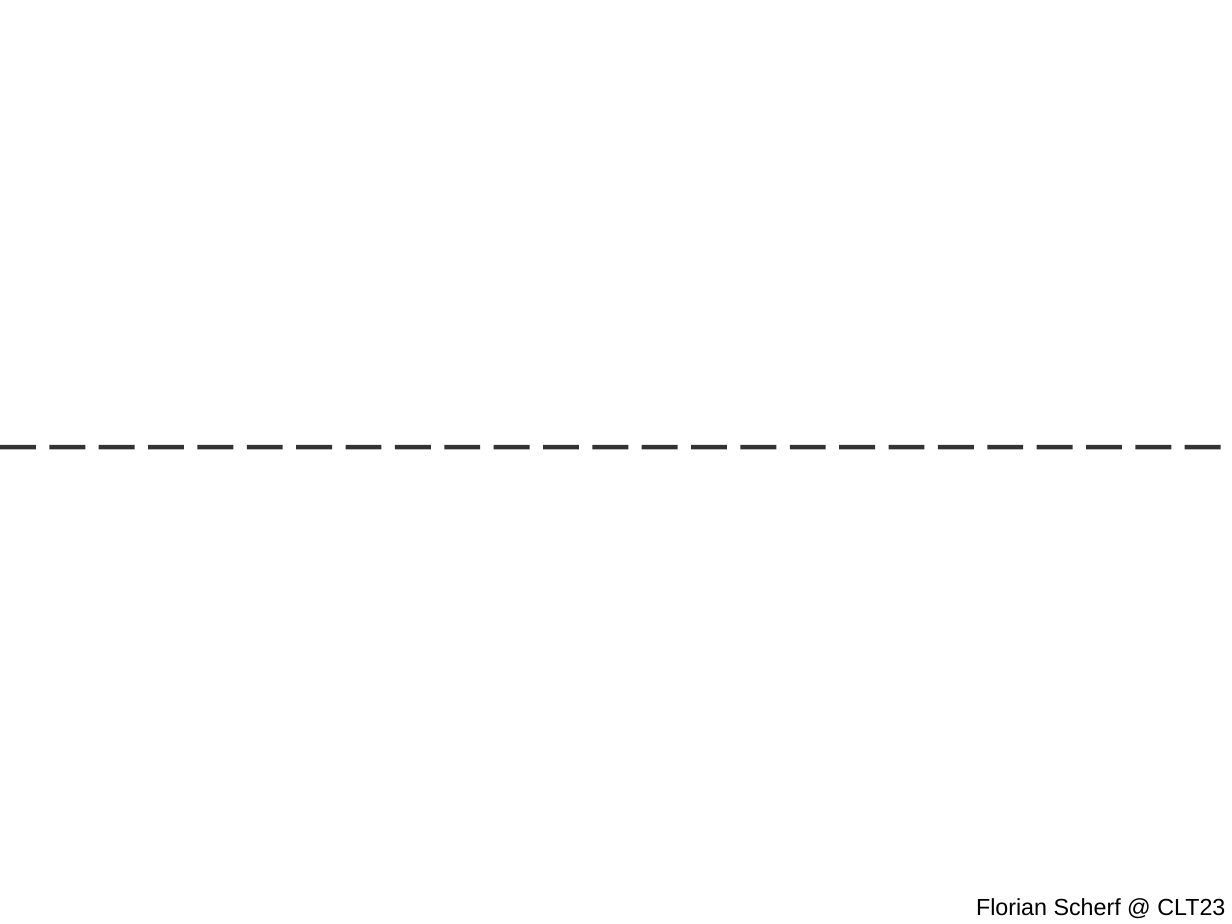
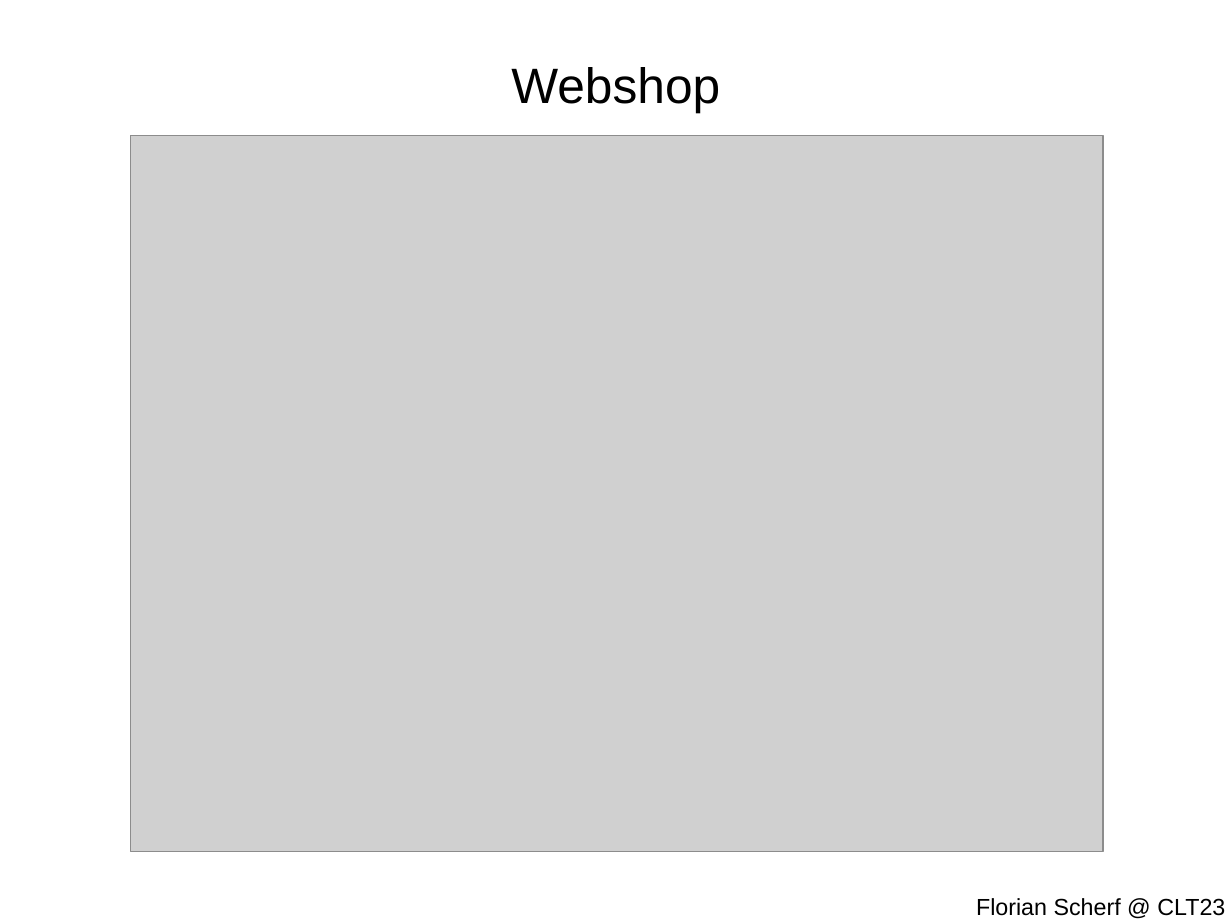
Before and after one commit to lona-web-org/presentations, a slide deck: slide 8 of clt23/slides.odp (slide 9 before the commit). Drawn at 1232x924 pixels with LibreOffice and Linux fonts; fonts in the diff are those of the drawing; grey boxes stand for pictures. Boxes give left, top, right and bottom in pixels: in the first picture for what was removed or moved away, otherwise in the second. Text is boxed around its words. In the diff, an @@ line names an element or a change of style, - is before the commit and + after.

```diff
--- a/clt23/slides.odp
+++ b/clt23/slides.odp
@@ title added at (511, 67, 720, 112), 32 pt, text #000000 @@
+Webshop
@@ picture added at (131, 135, 1103, 852) @@
@@ line removed from (0, 447) to (1232, 447) @@
```
Also in this commit, not shown: 5 other slides changed, 18 slides added, 1 slide removed, 27 other files.
